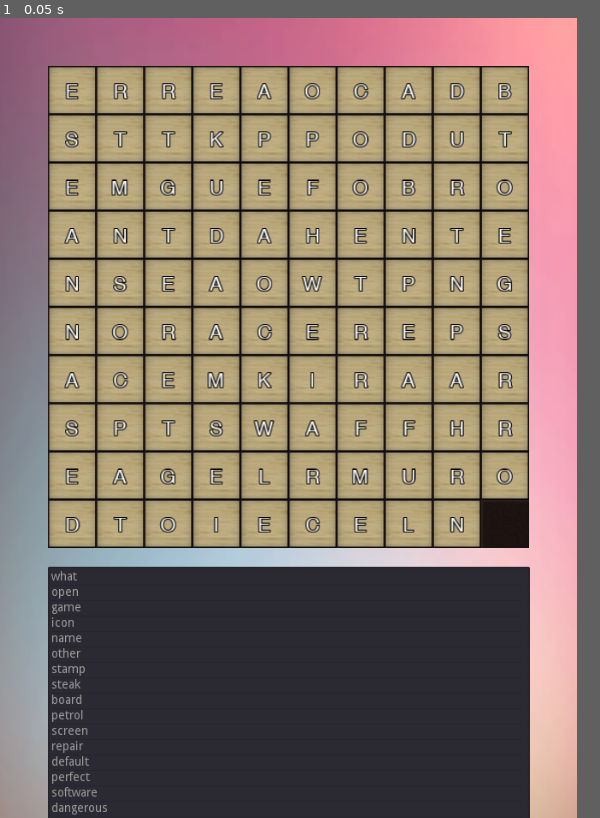
Above: before the commit, frame 1.
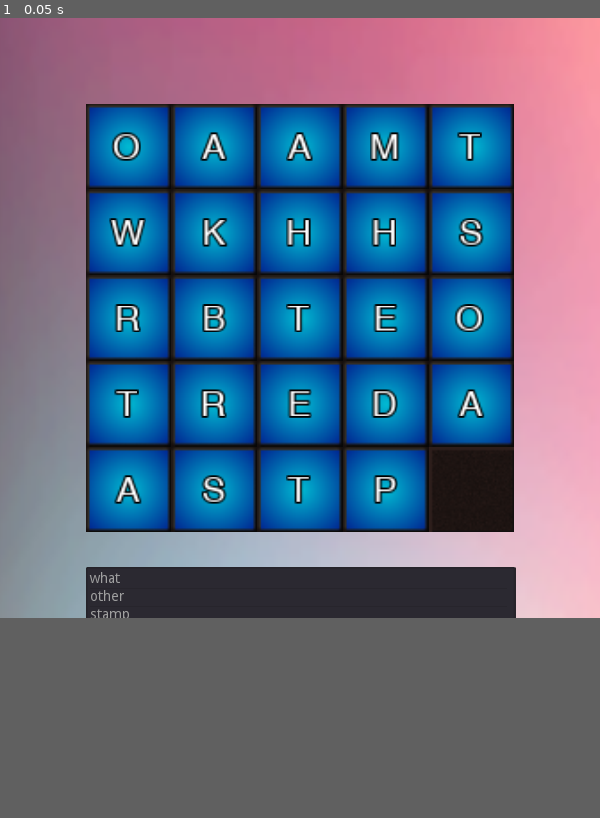
Above: after the commit, the same moment.

Repository: ahmetilgin/WordFinding
Game: Godot game, scene res://game.tscn
Two runs of this game, one before a commit and one after it. Both use one fixed random seed, a clock stepped at 60 frames per second and the inputs below.
Inputs:
- Up to frame 1 (0.05 s): no input
In our replay, the window is 577x800 before the commit and 600x600 after it. These sizes can differ from the game's own. Grey fills any space a smaller window leaves; there, only what the larger window draws over its background counts as a difference.

The runs differ from the first frame. In frame 1, 53% of the frame differs, in the area x 0-100%, y 6-100%.

Commit message:
asdasdasd

Diff:
--- a/Block.gd
+++ b/Block.gd
@@ -1,6 +1,7 @@
 extends TouchScreenButton
 
 signal block_move(rot)
+signal all_block_move(pos)
 # Called when the node enters the scene tree for the first time.
 func _ready():
 	pass # Replace with function body.
@@ -39,6 +40,9 @@
 			get_parent().set_global_position(global_position + Vector2(-Globals.cell_size * Globals.divition_ratio,0))
 			pass
 		emit_signal("block_move",look_around_result)
+	else:
+		emit_signal("all_block_move",global_position)
+		pass
 	pass # Replace with function body.
 
 
--- a/Block.tscn
+++ b/Block.tscn
@@ -1,14 +1,45 @@
-[gd_scene load_steps=7 format=2]
+[gd_scene load_steps=9 format=2]
 
-[ext_resource path="res://assets/block.png" type="Texture" id=1]
+[ext_resource path="res://assets/block5.png" type="Texture" id=1]
 [ext_resource path="res://Block.gd" type="Script" id=2]
 [ext_resource path="res://block_kinematic.gd" type="Script" id=3]
 [ext_resource path="res://assets/Helvetica.ttf" type="DynamicFontData" id=4]
 
-[sub_resource type="RectangleShape2D" id=1]
+[sub_resource type="Shader" id=10]
+code = "shader_type spatial;
+
+
+
+void vertex() {
+// Output:0
+
+}
+
+void fragment() {
+// Input:3
+	float n_out3p0 = TIME;
+
+// ScalarFunc:2
+	float n_out2p0 = sin(n_out3p0);
+
+// Output:0
+	ALPHA = n_out2p0;
+
+}
+
+void light() {
+// Output:0
+
+}
+"
+
+[sub_resource type="ShaderMaterial" id=9]
+shader = SubResource( 10 )
+
+[sub_resource type="RectangleShape2D" id=4]
 extents = Vector2( 16.1403, 15.9239 )
 
-[sub_resource type="DynamicFont" id=2]
+[sub_resource type="DynamicFont" id=5]
 size = 20
 outline_size = 1
 outline_color = Color( 0, 0, 0, 1 )
@@ -16,6 +47,7 @@
 font_data = ExtResource( 4 )
 
 [node name="Block" type="KinematicBody2D"]
+material = SubResource( 9 )
 script = ExtResource( 3 )
 
 [node name="block_button" type="TouchScreenButton" parent="."]
@@ -51,11 +83,11 @@
 cast_to = Vector2( 0, 35.817 )
 
 [node name="Label" type="Label" parent="."]
-margin_left = 6.0
-margin_top = 3.0
-margin_right = 42.0
-margin_bottom = 48.0
-custom_fonts/font = SubResource( 2 )
+margin_left = 13.3416
+margin_top = 11.6787
+margin_right = 35.3416
+margin_bottom = 35.6787
+custom_fonts/font = SubResource( 5 )
 text = "w"
 align = 1
 valign = 1
--- a/game.gd
+++ b/game.gd
@@ -6,6 +6,8 @@
 var word_sum_list = []
 var sum_word_list = []
 var current_cell_size = 0
+var current_empty_position = Vector2()
+var pos_with_block = {}
 func fill_frames(position):
 	var frame = frame_scene.instance()
 	add_child(frame)
@@ -17,7 +19,13 @@
 	var oran = (OS.window_size / (Globals.map_size + 2))
 	Globals.divition_ratio = oran.x / Globals.cell_size
 
-func _ready():
+func reset_words():
+	for child in get_children():
+		if "block" in child.get_name() or "back" in child.get_name():
+			child.queue_free()
+	sum_word_list.clear()
+	block_list.clear()
+	word_sum_list.clear()
 	get_window_size()
 	current_cell_size = Globals.cell_size * Globals.divition_ratio
 	for x in range(0,Globals.map_size):
@@ -42,17 +50,28 @@
 			var back = background.instance()
 			add_child(back)
 			back.set_z_index(-1)
+			back.set_name("back")
 			back.set_scale(Vector2(Globals.divition_ratio,Globals.divition_ratio))
 			back.set_global_position(Vector2(x * current_cell_size + current_cell_size, y* current_cell_size + current_cell_size))
 			if x == Globals.map_size - 1 and y == Globals.map_size - 1:
+				current_empty_position = Vector2(x+1,y+1)
 				continue
 			var block = block_scene.instance()
 			add_child(block)
 			block.set_scale(Vector2(Globals.divition_ratio,Globals.divition_ratio))
+			block.set_name("block")
 			block.set_global_position(Vector2(x *current_cell_size + current_cell_size, y* current_cell_size + current_cell_size ))
 			block_list.append(block)
 			block.get_node("block_button").connect("block_move",self,"block_moved")
+			block.get_node("block_button").connect("all_block_move",self,"all_block_move_request")
+			var curr_pos = block.get_global_position() / current_cell_size
+			pos_with_block[curr_pos] = block
 	fill_words_to_blocks(current_cell_size)
+	pass
+
+
+func _ready():
+	reset_words()
 	pass # Replace with function body.
 
 
@@ -82,6 +101,7 @@
 
 
 func fill_words_to_blocks(current_cell_size):
+	$ItemList.clear()
 	randomize()
 	Globals.words.shuffle()
 	var word_list_with_count = {}
@@ -114,7 +134,6 @@
 
 	$ItemList.set_size(Vector2(Globals.map_size * current_cell_size + 1, len(sum_word_list) * 20 ))
 	$ItemList.set_global_position(Vector2(current_cell_size, (Globals.map_size + 1.4) *current_cell_size ))
-
 	pass
 
 func reverse(string):
@@ -127,7 +146,7 @@
 
 	var i = 0
 	var block_with_pos = {}
-	var pos_with_block = {}
+	pos_with_block = {}
 	var column_letters = {}
 
 
@@ -136,8 +155,6 @@
 		curr_pos = Vector2(round(curr_pos.x),round(curr_pos.y))
 		block_with_pos[curr_pos] = block.get_label()
 		pos_with_block[curr_pos] = block
-
-
 
 	var row_list = []
 	var col_list = []
@@ -146,10 +163,12 @@
 		var col = ""
 		for y in range(1, Globals.map_size + 1):
 			if !block_with_pos.has(Vector2(y,x)):
+				current_empty_position = Vector2(y,x)
 				block_with_pos[Vector2(y,x)] = "*"
 			if !block_with_pos.has(Vector2(x,y)):
+				current_empty_position = Vector2(x,y)
 				block_with_pos[Vector2(x,y)] = "*"
-			row +=   block_with_pos[Vector2(y,x)]
+			row +=  block_with_pos[Vector2(y,x)]
 			col +=  block_with_pos[Vector2(x,y)]
 		row_list.append(row)
 		col_list.append(col)
@@ -195,9 +214,42 @@
 # Called every frame. 'delta' is the elapsed time since the previous frame.
 #func _process(delta):
 #	pass
-
+func all_block_move_request(pos):
+
+	var current_clicked_block = pos / current_cell_size
+	current_clicked_block = Vector2(round(current_clicked_block.x),round (current_clicked_block.y))
+	var same_line_list = []
+	print(current_empty_position)
+	print(current_clicked_block)
+	if current_empty_position.x == current_clicked_block.x:
+		# aşağı kaydırma komple
+		if current_clicked_block.y < current_empty_position.y:
+			for shift in range(current_empty_position.y - 1, current_clicked_block.y -1, -1):
+				pos_with_block[Vector2(current_clicked_block.x,shift)].get_node("block_button")._on_block_button_pressed()
+				yield(get_tree().create_timer(0.05), "timeout")
+		# yukarı kaydırma komple
+		if current_clicked_block.y > current_empty_position.y:
+			for shift in range(current_empty_position.y + 1,current_clicked_block.y + 1):
+				pos_with_block[Vector2(current_clicked_block.x,shift)].get_node("block_button")._on_block_button_pressed()
+				yield(get_tree().create_timer(0.05), "timeout")
+			pass
+	elif current_empty_position.y == current_clicked_block.y:
+		# sağa kaydırma
+		if current_clicked_block.x < current_empty_position.x:
+			for shift in range(current_empty_position.x - 1, current_clicked_block.x -1, -1):
+				pos_with_block[Vector2(shift,current_clicked_block.y)].get_node("block_button")._on_block_button_pressed()
+				yield(get_tree().create_timer(0.05), "timeout")
+			pass
+		# sola kaydırma
+		if current_clicked_block.x > current_empty_position.x:
+			for shift in range(current_empty_position.x + 1,current_clicked_block.x + 1):
+				pos_with_block[Vector2(shift,current_clicked_block.y)].get_node("block_button")._on_block_button_pressed()
+				yield(get_tree().create_timer(0.05), "timeout")
+			pass
+	pass
 
 
 # Called every frame. 'delta' is the elapsed time since the previous frame.
 #func _process(delta):
+#	reset_words()
 #	pass
--- a/globals.gd
+++ b/globals.gd
@@ -1,8 +1,8 @@
 extends Node
 
-var map_size = 10
+var map_size = 5
 var cell_size = 48
-var divition_ratio = 1
+var divition_ratio = 1.0
 
 enum rotations{
 	up,
--- a/project.godot
+++ b/project.godot
@@ -25,9 +25,7 @@
 
 [display]
 
-window/size/width=674
-window/size/height=933
-window/size/resizable=false
+window/size/width=600
 
 [input_devices]
 
Not shown: 1 places in Block.tscn that only renumber resources
Binary file added: assets/block2.png
Binary file added: assets/block3.png
Binary file added: assets/block5.png
Binary file added: assets/block6.png
